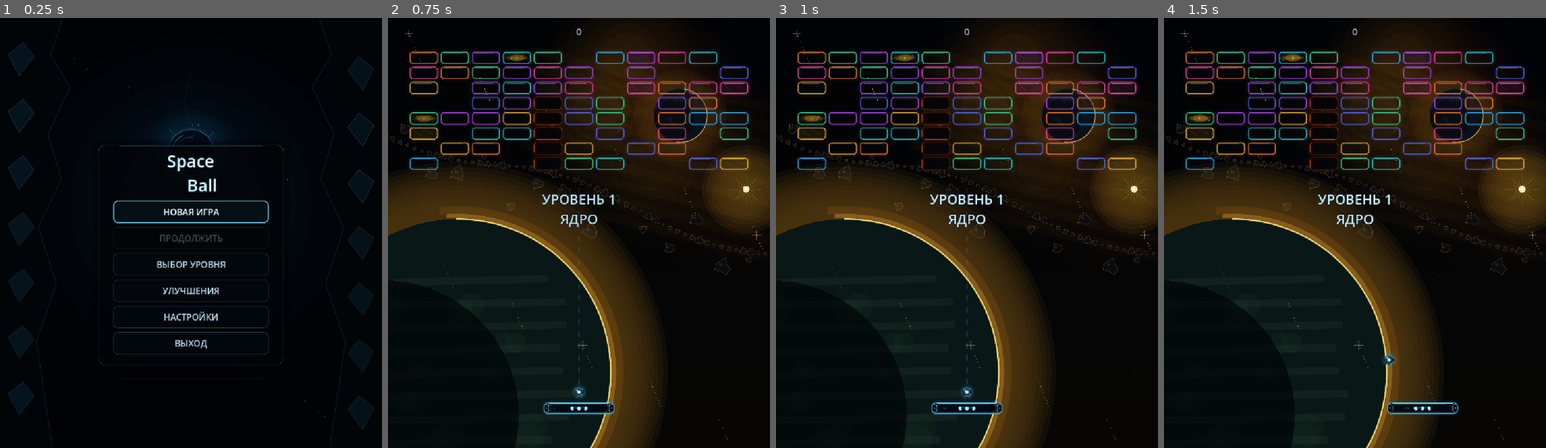
Above: before the commit, frames 1-4 (left to right).
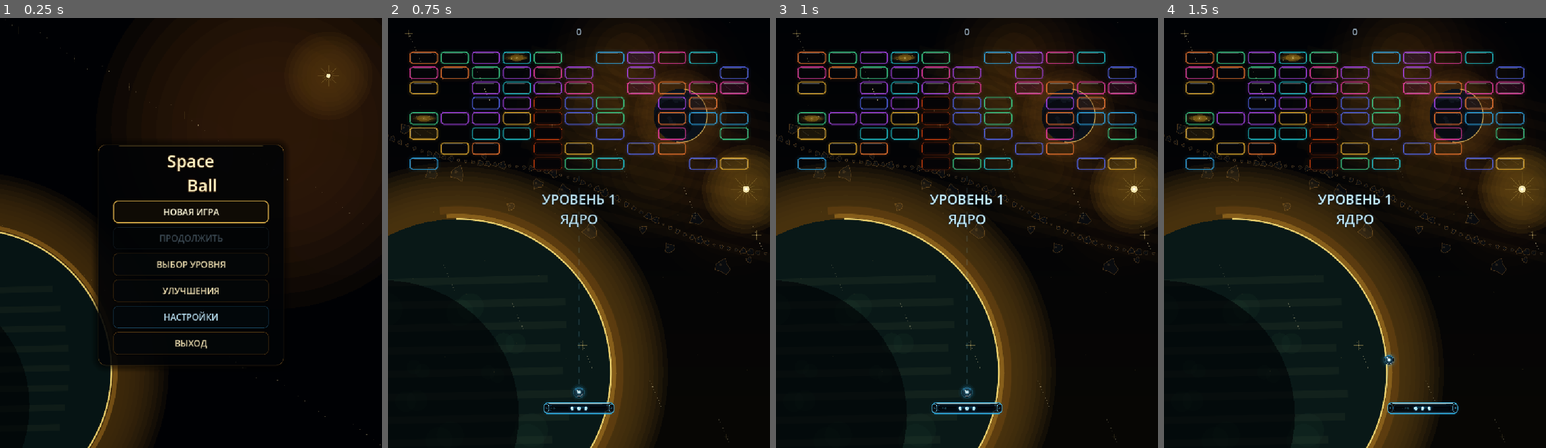
Above: after the commit, the same moments.

Repository: Ardarik421/arkanoid
Game: Godot game, scene res://scenes/main_menu.tscn
Same seed, same stepped clock (60 frames per second), same inputs: the game is played once before the commit and once after it. Sound files missing from this copy of the repository are replaced by a short silence.
Inputs (mouse positions are in pixels of both pictures, inside the frame that each line leads up to):
- Up to frame 1 (0.25 s): no input
- Up to frame 2 (0.75 s): click "НОВАЯ ИГРА" at 0.5 s
- Up to frame 3 (1 s): no input
- Up to frame 4 (1.5 s): tap Enter at 1.25 s; move the mouse to (1439, 211) at 1.27 s; hold D (move_right) from 1.28 s (still down); tap Space (launch_ball) at 1.35 s

The runs differ from the first frame. In frame 1, 31% of the frame differs, in the area x 0-100%, y 0-100%; in frame 2, nothing differs; in frame 3, nothing differs; in frame 4, nothing differs.

Commit message:
Redesign main menu with opening system

Diff:
--- a/scenes/main_menu.gd
+++ b/scenes/main_menu.gd
@@ -36,117 +36,68 @@
 	queue_redraw()
 
 func _draw():
-	var viewport_size = size
-	var center = Vector2(viewport_size.x * 0.5, viewport_size.y * 0.43)
-	var pulse = 0.5 + 0.5 * sin(animation_time * 0.72)
+	var viewport_size: Vector2 = size
+	var pulse: float = 0.5 + 0.5 * sin(animation_time * 0.72)
+	draw_rect(Rect2(Vector2.ZERO, viewport_size), Color(0.002, 0.006, 0.016, 1.0), true)
+	_draw_menu_nebula(viewport_size)
+	_draw_menu_stars(viewport_size, pulse)
+	_draw_menu_planet(viewport_size, pulse)
+	_draw_menu_sun(viewport_size, pulse)
+	var panel_rect := Rect2(Vector2(247.0, 318.0), Vector2(466.0, 555.0))
+	draw_style_box(_make_panel_style(), panel_rect)
+	draw_line(Vector2(300.0,321.0),Vector2(660.0,321.0),Color(1.0,0.78,0.30,0.30+pulse*0.08),1.0,true)
+	draw_line(Vector2(342.0,878.0),Vector2(618.0,878.0),Color(0.80,0.55,0.18,0.16),1.0,true)
 
-	draw_rect(Rect2(Vector2.ZERO, viewport_size), Color(0.004, 0.008, 0.016, 1.0), true)
+func _draw_menu_nebula(viewport_size: Vector2) -> void:
+	var center:=Vector2(viewport_size.x*0.72,viewport_size.y*0.26)
+	for i in range(10,0,-1):
+		draw_circle(center,70+float(i)*38,Color(0.88,0.46,0.08,0.0038*float(i)))
+	for i in range(6):
+		var p:=center+Vector2(sin(float(i)*1.7)*210,float(i)*80-180)
+		draw_circle(p,90+float(i%3)*28,Color(0.34,0.12,0.36,0.015))
 
-	for i in range(9, 0, -1):
-		var radius = 95.0 + float(i) * 42.0
-		var alpha = 0.006 + float(10 - i) * 0.0035
-		draw_circle(center, radius, Color(0.06, 0.30, 0.48, alpha))
+func _draw_menu_stars(viewport_size: Vector2, pulse: float) -> void:
+	for i in range(92):
+		var x:=float((i*173+47)%int(viewport_size.x))
+		var y:=float((i*97+31)%int(viewport_size.y))
+		var twinkle:=0.5+0.5*sin(animation_time*(0.45+float(i%5)*0.08)+float(i)*1.37)
+		var radius:=0.55+float(i%4)*0.28
+		draw_circle(Vector2(x,y),radius,Color(1.0,0.92,0.68,0.10+twinkle*0.30))
+		if i%23==0:
+			var flare:=5.0+pulse*6.0
+			draw_line(Vector2(x-flare,y),Vector2(x+flare,y),Color(1.0,0.82,0.38,0.16),1.0,true)
+			draw_line(Vector2(x,y-flare),Vector2(x,y+flare),Color(1.0,0.82,0.38,0.16),1.0,true)
 
-	_draw_stars(viewport_size, pulse)
-	_draw_edge_crystals(viewport_size, pulse)
-	_draw_portal(center, pulse)
-	_draw_energy_path(center, viewport_size, pulse)
+func _draw_menu_planet(viewport_size: Vector2, pulse: float) -> void:
+	var center:=Vector2(-75.0,viewport_size.y*0.82)
+	var radius:=355.0
+	for i in range(12,0,-1):
+		draw_circle(center,radius+float(i)*12,Color(1.0,0.65,0.14,0.0035*float(i)))
+	draw_circle(center,radius,Color(0.025,0.080,0.078))
+	for i in range(8):
+		var yy:=center.y-radius*0.55+float(i)*radius*0.14
+		var half:=sqrt(maxf(0.0,radius*radius-pow(yy-center.y,2.0)))
+		draw_line(Vector2(center.x-half*0.75,yy),Vector2(center.x+half*0.70,yy-10),Color(0.65,0.68,0.40,0.055),15.0,true)
+	draw_circle(center+Vector2(-radius*0.46,radius*0.25),radius*0.88,Color(0.001,0.006,0.014,0.62))
+	draw_arc(center,radius,-1.55,1.05,128,Color(1.0,0.88,0.46,0.82+pulse*0.08),4.0,true)
+	draw_arc(center,radius+10,-1.62,1.12,128,Color(1.0,0.68,0.18,0.28),10.0,true)
 
-	var panel_rect = Rect2(Vector2(247.0, 318.0), Vector2(466.0, 555.0))
-	draw_style_box(_make_panel_style(), panel_rect)
-
-	draw_line(Vector2(300.0, 321.0), Vector2(660.0, 321.0), Color(0.42, 0.88, 1.0, 0.24 + pulse * 0.08), 1.0, true)
-	draw_line(Vector2(342.0, 878.0), Vector2(618.0, 878.0), Color(0.26, 0.66, 0.92, 0.13), 1.0, true)
-
-	for side in [-1.0, 1.0]:
-		var x = center.x + side * 232.0
-		draw_line(Vector2(x, 353.0), Vector2(x, 831.0), Color(0.28, 0.72, 1.0, 0.09), 1.0, true)
-
-func _draw_stars(viewport_size: Vector2, pulse: float):
-	for i in range(54):
-		var x = float((i * 173 + 47) % int(viewport_size.x))
-		var y = float((i * 97 + 31) % int(viewport_size.y))
-		var twinkle = 0.5 + 0.5 * sin(animation_time * (0.55 + float(i % 5) * 0.08) + float(i) * 1.37)
-		var radius = 0.55 + float(i % 4) * 0.28
-		var alpha = 0.10 + twinkle * 0.30
-		if i % 11 == 0:
-			radius += 0.8
-			alpha += 0.16 * pulse
-		draw_circle(Vector2(x, y), radius, Color(0.62, 0.88, 1.0, alpha))
-
-func _draw_edge_crystals(viewport_size: Vector2, pulse: float):
-	var left_points = PackedVector2Array([
-		Vector2(0, 0), Vector2(158, 0), Vector2(128, 92), Vector2(176, 174),
-		Vector2(121, 292), Vector2(154, 405), Vector2(96, 526), Vector2(142, 668),
-		Vector2(92, 814), Vector2(132, viewport_size.y), Vector2(0, viewport_size.y)
-	])
-	var right_points = PackedVector2Array()
-	for point in left_points:
-		right_points.append(Vector2(viewport_size.x - point.x, point.y))
-
-	draw_colored_polygon(left_points, Color(0.008, 0.022, 0.034, 0.98))
-	draw_colored_polygon(right_points, Color(0.008, 0.020, 0.032, 0.98))
-
-	var left_edge = PackedVector2Array([Vector2(158, 0), Vector2(128, 92), Vector2(176, 174), Vector2(121, 292), Vector2(154, 405), Vector2(96, 526), Vector2(142, 668), Vector2(92, 814), Vector2(132, viewport_size.y)])
-	var right_edge = PackedVector2Array()
-	for point in left_edge:
-		right_edge.append(Vector2(viewport_size.x - point.x, point.y))
-
-	draw_polyline(left_edge, Color(0.18, 0.58, 0.78, 0.18), 1.4, true)
-	draw_polyline(right_edge, Color(0.18, 0.58, 0.78, 0.18), 1.4, true)
-
-	for i in range(7):
-		var y = 92.0 + float(i) * 142.0
-		var flicker = 0.16 + 0.08 * sin(animation_time * 0.8 + float(i))
-		var crystal_left = PackedVector2Array([
-			Vector2(20.0, y), Vector2(58.0, y - 30.0), Vector2(86.0, y + 5.0), Vector2(48.0, y + 54.0)
-		])
-		var crystal_right = PackedVector2Array()
-		for point in crystal_left:
-			crystal_right.append(Vector2(viewport_size.x - point.x, point.y + 35.0))
-		draw_colored_polygon(crystal_left, Color(0.08, 0.30, 0.42, 0.20))
-		draw_polyline(PackedVector2Array([crystal_left[0], crystal_left[1], crystal_left[2], crystal_left[3], crystal_left[0]]), Color(0.30, 0.78, 1.0, flicker), 1.0, true)
-		draw_colored_polygon(crystal_right, Color(0.08, 0.28, 0.40, 0.18))
-		draw_polyline(PackedVector2Array([crystal_right[0], crystal_right[1], crystal_right[2], crystal_right[3], crystal_right[0]]), Color(0.30, 0.78, 1.0, flicker), 1.0, true)
-
-func _draw_portal(center: Vector2, pulse: float):
-	var portal_center = center + Vector2(0.0, -126.0)
-
-	for i in range(6, 0, -1):
-		var radius = 34.0 + float(i) * 15.0
-		draw_circle(portal_center, radius, Color(0.12, 0.58, 0.86, 0.010 + float(7 - i) * 0.009))
-
-	draw_circle(portal_center, 56.0 + pulse * 2.0, Color(0.01, 0.04, 0.075, 0.96))
-	draw_arc(portal_center, 57.0 + pulse * 2.0, 0.0, TAU, 72, Color(0.32, 0.84, 1.0, 0.34), 1.5, true)
-	draw_arc(portal_center, 48.0, animation_time * 0.16, animation_time * 0.16 + PI * 1.35, 54, Color(0.54, 0.92, 1.0, 0.34), 2.0, true)
-	draw_arc(portal_center, 39.0, -animation_time * 0.22, -animation_time * 0.22 + PI * 1.55, 48, Color(0.20, 0.64, 1.0, 0.30), 1.3, true)
-	draw_circle(portal_center, 25.0, Color(0.01, 0.018, 0.036, 1.0))
-	draw_circle(portal_center, 17.0 + pulse * 1.5, Color(0.20, 0.62, 0.92, 0.11))
-
-	for i in range(8):
-		var angle = animation_time * 0.18 + TAU * float(i) / 8.0
-		var inner = portal_center + Vector2(cos(angle), sin(angle)) * 64.0
-		var outer = portal_center + Vector2(cos(angle), sin(angle)) * (72.0 + float(i % 3) * 5.0)
-		draw_line(inner, outer, Color(0.38, 0.84, 1.0, 0.20 + pulse * 0.08), 1.1, true)
-
-func _draw_energy_path(center: Vector2, viewport_size: Vector2, pulse: float):
-	var path = PackedVector2Array([
-		Vector2(center.x, 145.0),
-		Vector2(center.x - 18.0, 215.0),
-		Vector2(center.x + 10.0, 285.0),
-		Vector2(center.x, 320.0)
-	])
-	draw_polyline(path, Color(0.26, 0.74, 1.0, 0.08 + pulse * 0.04), 1.0, true)
-
-	for i in range(5):
-		var y = viewport_size.y - 72.0 - float(i) * 34.0
-		var width = 95.0 + float(i) * 31.0
-		draw_line(Vector2(center.x - width, y), Vector2(center.x + width, y), Color(0.20, 0.56, 0.82, 0.025 + float(i) * 0.012), 1.0, true)
+func _draw_menu_sun(viewport_size: Vector2, pulse: float) -> void:
+	var p:=Vector2(viewport_size.x*0.86,145.0)
+	for i in range(9,0,-1):
+		draw_circle(p,12+float(i)*11,Color(1.0,0.70,0.16,0.006*float(i)*pulse))
+	for i in range(16):
+		var a:=TAU*float(i)/16.0
+		var d:=Vector2(cos(a),sin(a))
+		var length:float=(45.0 if i%2==0 else 25.0)*pulse
+		draw_line(p+d*9,p+d*length,Color(1.0,0.86,0.42,0.20),1.2,true)
+	draw_circle(p,9*pulse,Color(1.0,0.95,0.72,0.92))
+	draw_circle(p,3.5*pulse,Color.WHITE)
 
 func _make_panel_style() -> StyleBoxFlat:
 	var style = StyleBoxFlat.new()
-	style.bg_color = Color(0.008, 0.022, 0.036, 0.73)
-	style.border_color = Color(0.22, 0.62, 0.82, 0.18)
+	style.bg_color = Color(0.006, 0.014, 0.025, 0.78)
+	style.border_color = Color(0.82, 0.58, 0.22, 0.24)
 	style.set_border_width_all(1)
 	style.set_corner_radius_all(18)
 	style.shadow_color = Color(0.0, 0.0, 0.0, 0.55)
@@ -165,8 +116,8 @@
 	title.text = "Space\n     Ball"
 	title.custom_minimum_size = Vector2(0, 118)
 	title.add_theme_font_size_override("font_size", 42)
-	title.add_theme_color_override("font_color", Color(0.88, 0.97, 1.0, 1.0))
-	title.add_theme_color_override("font_outline_color", Color(0.02, 0.20, 0.31, 0.95))
+	title.add_theme_color_override("font_color", Color(1.0, 0.96, 0.78, 1.0))
+	title.add_theme_color_override("font_outline_color", Color(0.24, 0.12, 0.02, 0.95))
 	title.add_theme_constant_override("outline_size", 6)
 	title.horizontal_alignment = HORIZONTAL_ALIGNMENT_CENTER
 	title.vertical_alignment = VERTICAL_ALIGNMENT_CENTER
@@ -184,14 +135,14 @@
 func _style_button(button: Button):
 	button.custom_minimum_size = Vector2(0, 62)
 	button.add_theme_font_size_override("font_size", 22)
-	button.add_theme_color_override("font_color", Color(0.72, 0.87, 0.94, 1.0))
-	button.add_theme_color_override("font_hover_color", Color(0.96, 0.995, 1.0, 1.0))
-	button.add_theme_color_override("font_focus_color", Color(0.96, 0.995, 1.0, 1.0))
+	button.add_theme_color_override("font_color", Color(0.92, 0.86, 0.68, 1.0))
+	button.add_theme_color_override("font_hover_color", Color(1.0, 0.98, 0.86, 1.0))
+	button.add_theme_color_override("font_focus_color", Color(1.0, 0.98, 0.86, 1.0))
 	button.add_theme_color_override("font_pressed_color", Color(0.72, 0.92, 1.0, 1.0))
 	button.add_theme_color_override("font_disabled_color", Color(0.34, 0.42, 0.47, 0.68))
-	button.add_theme_stylebox_override("normal", _make_button_style(Color(0.18, 0.50, 0.68, 0.38), Color(0.012, 0.035, 0.052, 0.72), 1))
-	button.add_theme_stylebox_override("hover", _make_button_style(Color(0.38, 0.84, 1.0, 0.88), Color(0.020, 0.075, 0.105, 0.90), 2))
-	button.add_theme_stylebox_override("focus", _make_button_style(Color(0.46, 0.88, 1.0, 0.96), Color(0.018, 0.062, 0.090, 0.92), 2))
+	button.add_theme_stylebox_override("normal", _make_button_style(Color(0.58, 0.38, 0.12, 0.42), Color(0.018, 0.028, 0.035, 0.78), 1))
+	button.add_theme_stylebox_override("hover", _make_button_style(Color(1.0, 0.72, 0.24, 0.90), Color(0.075, 0.055, 0.025, 0.92), 2))
+	button.add_theme_stylebox_override("focus", _make_button_style(Color(1.0, 0.80, 0.34, 0.96), Color(0.065, 0.045, 0.020, 0.92), 2))
 	button.add_theme_stylebox_override("pressed", _make_button_style(Color(0.70, 0.94, 1.0, 1.0), Color(0.012, 0.045, 0.070, 0.96), 2))
 	button.add_theme_stylebox_override("disabled", _make_button_style(Color(0.12, 0.19, 0.23, 0.48), Color(0.010, 0.018, 0.025, 0.72), 1))
 
